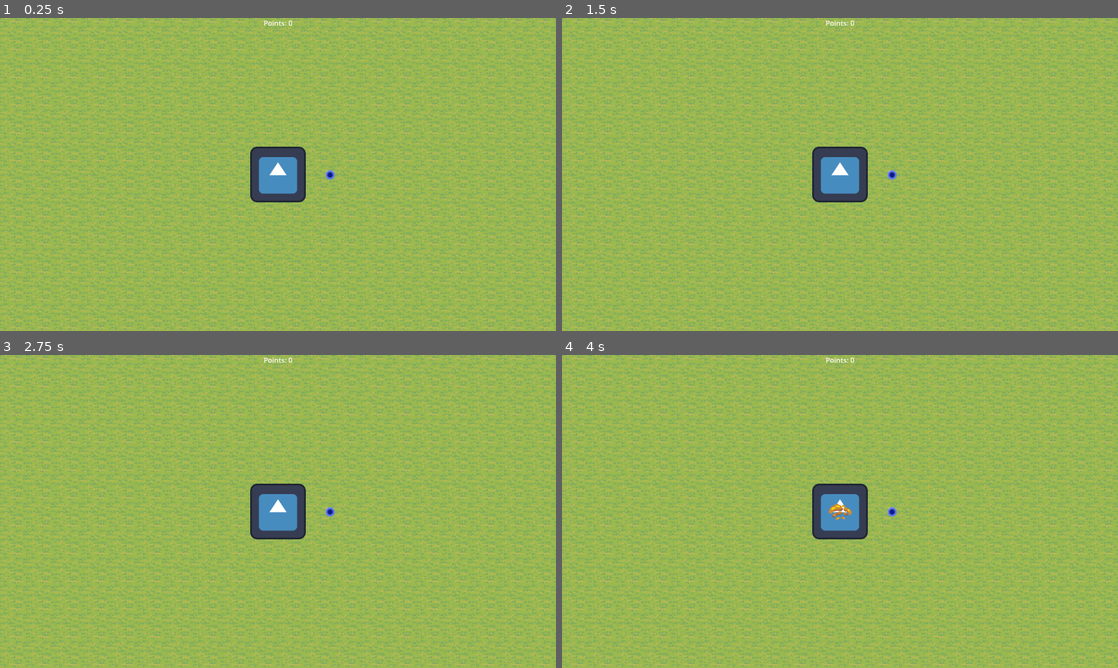
Above: before the commit, frames 1-4 (two rows, left to right).
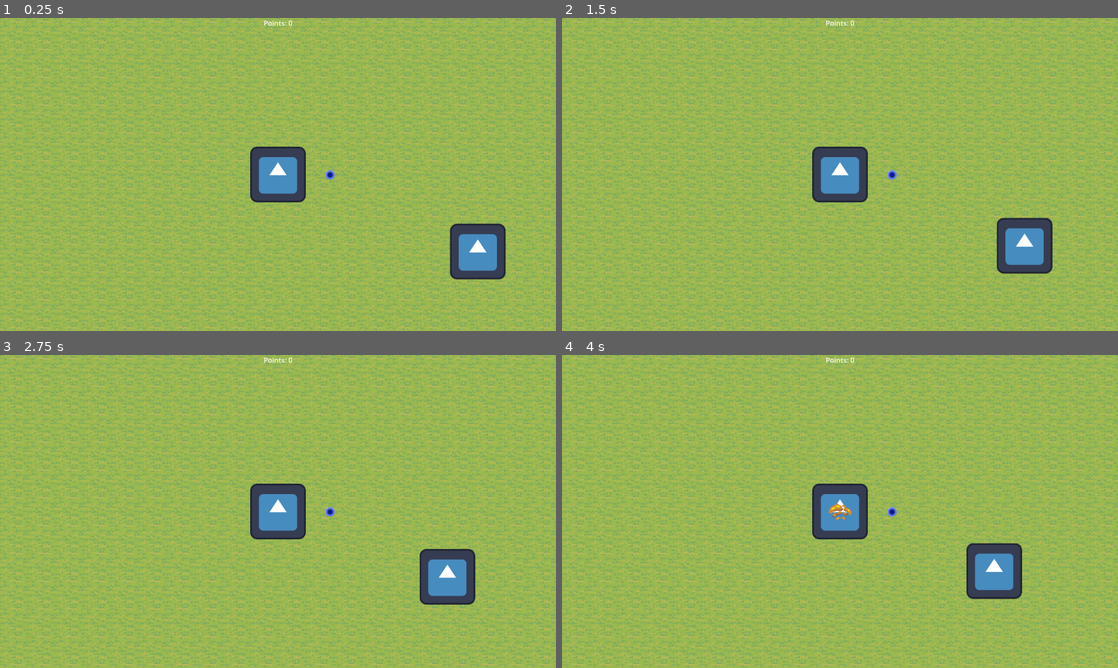
Above: after the commit, the same moments.

Repository: GlitchedSalad/global-game-jam-2026
Game: Godot game, scene res://src/scenes/level/main.tscn
Same seed, same stepped clock (60 frames per second), same inputs: the game is played once before the commit and once after it. The engine's default icon, where the game draws it, is replaced by a stand-in: a white triangle on a blue panel in a dark square.
Inputs:
- Up to frame 1 (0.25 s): no input
- Up to frame 2 (1.5 s): hold Right (ARROW_RIGHT) 0.53-1.28 s; tap G (G) at 0.6 s; hold Down (ARROW_DOWN) from 1.28 s (still down); tap H (H) at 1.35 s
- Up to frame 3 (2.75 s): release Down (ARROW_DOWN) at 2.03 s; hold Right (ARROW_RIGHT) from 2.03 s (still down); tap J (J) at 2.1 s
- Up to frame 4 (4 s): release Right (ARROW_RIGHT) at 2.78 s; hold Up (ARROW_UP) 2.78-3.53 s; tap Y (Y) at 2.85 s; hold Left (ARROW_LEFT) from 3.53 s (still down); tap G (G) at 3.6 s

The runs differ from the first frame. In frame 1, 1.8% of the frame differs, in the area x 80-91%, y 65-84%; in frame 2, 1.8%; in frame 3, 1.8%; in frame 4, 1.8%.

Commit message:
compiled player character scene

Diff:
--- a/src/scenes/entities/projectiles/fireballProjectile.tscn
+++ b/src/scenes/entities/projectiles/fireballProjectile.tscn
@@ -110,6 +110,8 @@
 sprite_frames = SubResource("SpriteFrames_p0dpw")
 
 [node name="HurtboxComponent" parent="." unique_id=751094630 instance=ExtResource("3_3hawb")]
+collision_layer = 2
+collision_mask = 2
 
 [node name="CollisionShape2D" type="CollisionShape2D" parent="HurtboxComponent" unique_id=1541749183]
 shape = SubResource("CircleShape2D_w73ag")
--- a/src/scenes/level/main.tscn
+++ b/src/scenes/level/main.tscn
@@ -3,15 +3,16 @@
 [ext_resource type="Script" uid="uid://dnn805xcmj0l8" path="res://src/scripts/level/main.gd" id="1_0s8lj"]
 [ext_resource type="PackedScene" uid="uid://s8dc0iq28nca" path="res://src/scenes/entities/character_base.tscn" id="2_2couc"]
 [ext_resource type="Texture2D" uid="uid://du6cu4tylxi5q" path="res://src/assets/Terrain/Tileset/Tilemap_color1.png" id="2_8c177"]
-[ext_resource type="PackedScene" uid="uid://bbpjtemgku5av" path="res://src/scenes/components/player_controller.tscn" id="3_8c177"]
 [ext_resource type="Texture2D" uid="uid://cb87npg0knyh0" path="res://src/assets/Terrain/Resources/Wood/Trees/Tree1.png" id="3_awelt"]
 [ext_resource type="Script" path="res://src/scenes/level/tree_gen.gd" id="4_6omyi"]
 [ext_resource type="Texture2D" uid="uid://c2tos1omse0cv" path="res://icon.svg" id="4_srwyl"]
-[ext_resource type="PackedScene" uid="uid://dbheax1kx27dy" path="res://src/scenes/entities/pickup.tscn" id="5_8c177"]
+[ext_resource type="PackedScene" path="res://src/scenes/entities/pickup.tscn" id="5_8c177"]
+[ext_resource type="PackedScene" uid="uid://cfl6rcjkfgn62" path="res://src/scenes/entities/PlayerCharacter.tscn" id="5_spl18"]
 [ext_resource type="PackedScene" uid="uid://dcdntvpo1nj4i" path="res://src/scenes/components/hud.tscn" id="6_srwyl"]
 [ext_resource type="PackedScene" uid="uid://hk2c87ramnko" path="res://src/scenes/entities/attacks/fireballAttack.tscn" id="8_msnoq"]
 [ext_resource type="PackedScene" uid="uid://bshpxi4v4f6ni" path="res://src/scenes/entities/projectileSpawner.tscn" id="9_qm6ml"]
 [ext_resource type="PackedScene" uid="uid://vecdkg8tcvyq" path="res://src/scenes/entities/projectiles/fireballProjectile.tscn" id="10_spl18"]
+[ext_resource type="PackedScene" uid="uid://d2gum0xjqtefg" path="res://src/scenes/components/simple_ranged_enemy_controller.tscn" id="13_spl18"]
 
 [sub_resource type="TileSetAtlasSource" id="TileSetAtlasSource_srwyl"]
 texture = ExtResource("2_8c177")
@@ -584,9 +585,6 @@
 [sub_resource type="TileSet" id="TileSet_msnoq"]
 sources/0 = SubResource("TileSetAtlasSource_pftw2")
 
-[sub_resource type="RectangleShape2D" id="RectangleShape2D_8c177"]
-size = Vector2(129, 129)
-
 [node name="Main" type="Node2D" unique_id=64097844]
 script = ExtResource("1_0s8lj")
 
@@ -601,26 +599,7 @@
 tile_set = SubResource("TileSet_msnoq")
 script = ExtResource("4_6omyi")
 
-[node name="CharacterBase" parent="." unique_id=2023623591 node_paths=PackedStringArray("controller") groups=["player"] instance=ExtResource("2_2couc")]
-controller = NodePath("CharController")
-
-[node name="CharController" parent="CharacterBase" unique_id=823443357 instance=ExtResource("3_8c177")]
-
-[node name="Sprite2D" type="Sprite2D" parent="CharacterBase" unique_id=1562280727]
-texture = ExtResource("4_srwyl")
-
-[node name="Camera2D" type="Camera2D" parent="CharacterBase" unique_id=1035244976]
-
-[node name="Area2D" type="Area2D" parent="CharacterBase" unique_id=1955629904 groups=["player"]]
-
-[node name="CollisionShape2D" type="CollisionShape2D" parent="CharacterBase/Area2D" unique_id=557803962]
-position = Vector2(-0.5, -0.5)
-shape = SubResource("RectangleShape2D_8c177")
-
-[node name="Attack1" parent="CharacterBase" unique_id=367342759 instance=ExtResource("8_msnoq")]
-
-[node name="ProjectileSpawner" parent="CharacterBase/Attack1" unique_id=1217009242 instance=ExtResource("9_qm6ml")]
-ProjectileScene = ExtResource("10_spl18")
+[node name="PlayerCharacter" parent="." unique_id=1184929539 groups=["player"] instance=ExtResource("5_spl18")]
 
 [node name="Camera2D" type="Camera2D" parent="." unique_id=680524002]
 
@@ -628,3 +607,18 @@
 position = Vector2(120, 0)
 
 [node name="HUD" parent="." unique_id=30475843 instance=ExtResource("6_srwyl")]
+
+[node name="CharacterBase2" parent="." unique_id=1933474256 node_paths=PackedStringArray("controller", "attack1") instance=ExtResource("2_2couc")]
+position = Vector2(467, 180)
+controller = NodePath("CharController")
+attack1 = NodePath("Attack1")
+
+[node name="Sprite2D" type="Sprite2D" parent="CharacterBase2" unique_id=834300249]
+texture = ExtResource("4_srwyl")
+
+[node name="Attack1" parent="CharacterBase2" unique_id=475750401 instance=ExtResource("8_msnoq")]
+
+[node name="ProjectileSpawner" parent="CharacterBase2/Attack1" unique_id=568934090 instance=ExtResource("9_qm6ml")]
+ProjectileScene = ExtResource("10_spl18")
+
+[node name="CharController" parent="CharacterBase2" unique_id=273893491 instance=ExtResource("13_spl18")]
--- a/src/scripts/components/simple_enemy_controller.gd
+++ b/src/scripts/components/simple_enemy_controller.gd
@@ -6,6 +6,10 @@
 var direction : Vector2
 
 signal move(value : Vector2)
+signal shield
+signal attack1
+signal attack2
+signal special
 
 # Called when the node enters the scene tree for the first time.
 func _ready() -> void:
--- a/src/scripts/components/simple_ranged_enemy_controller.gd
+++ b/src/scripts/components/simple_ranged_enemy_controller.gd
@@ -8,6 +8,10 @@
 var direction : Vector2
 
 signal move(value : Vector2)
+signal shield
+signal attack1
+signal attack2
+signal special
 
 func _ready() -> void:
 	if (player == null):
--- a/src/scripts/entities/character_base.gd
+++ b/src/scripts/entities/character_base.gd
@@ -14,8 +14,8 @@
 
 func _on_controller_move(vec : Vector2):
 	global_position += vec
-	direction = vec
+	if vec.length() > 0 :
+		direction = vec
 
 func _on_attack1():
 	attack1.attack(direction)
-	print(direction)
--- a/src/scripts/entities/player_character.gd
+++ b/src/scripts/entities/player_character.gd
@@ -5,6 +5,8 @@
 
 func _ready() -> void:
 	controller.shield.connect(_on_controller_shield)
+	controller.move.connect(_on_controller_move)
+	controller.attack1.connect(_on_attack1)
 
 func add_xp(xp: int):
 	print("add me some xp")
--- a/src/scripts/entities/projectiles/fireball_projectile.gd
+++ b/src/scripts/entities/projectiles/fireball_projectile.gd
@@ -8,20 +8,20 @@
 var lifeTimer:= Timer.new()
 var sprite: AnimatedSprite2D
 
-func initialize(direction: Vector2, position: Vector2) -> void:
+func initialize(_direction: Vector2, _position: Vector2) -> void:
 	sprite = get_node("Sprite2D")
 	hurtbox = get_node("HurtboxComponent")
 	hurtbox.hurtbox_hit.connect(_on_hurtbox_hit)
 	hitEffect = get_node("HitEffect")
-	self.position = position
-	self.direction = direction.normalized()
+	self.position = _position
+	self.direction = _direction.normalized()
 	lifeTimer.wait_time = 3.0
 	lifeTimer.one_shot = true
 	lifeTimer.timeout.connect(queue_free)
 	add_child(lifeTimer)
 	lifeTimer.autostart = true
 	sprite.play()
-	sprite.rotation = direction.angle()
+	sprite.rotation = _direction.angle()
 
 
 func _process(delta: float) -> void:
Not shown: 1 places in src/scenes/entities/projectiles/fireballProjectile.tscn that only renumber resources
